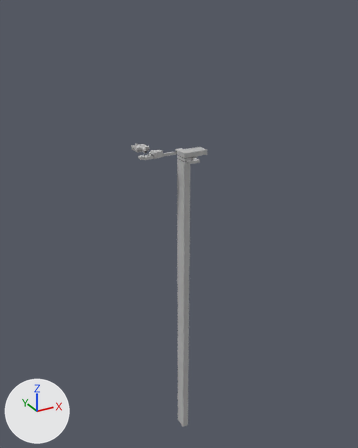
Before and after pictures for a commit that changed the Blender file Working/Scenes/level4.blend.
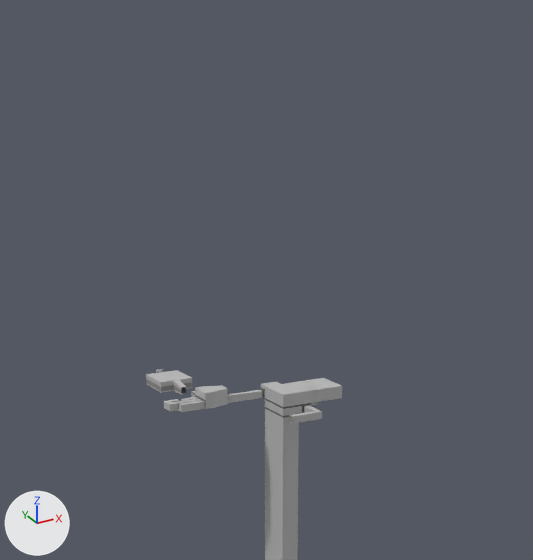
Each version appears first whole from a 50 mm lens placed at (-351.0, -594.0, 202.0), pointed at (-9.0, 26.0, -108.0), and next in a close-up on the part from 21% to 79% of the width and 0% to 49% of the height. Every picture has the same lights, and +X, +Y and +Z are marked at lower left.

In view in the first close-up: '0_Plane', 'Base Level.001', 'Level', 'LevelEntryBend', 'Pit'.
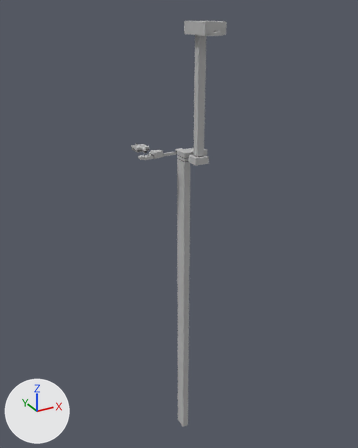
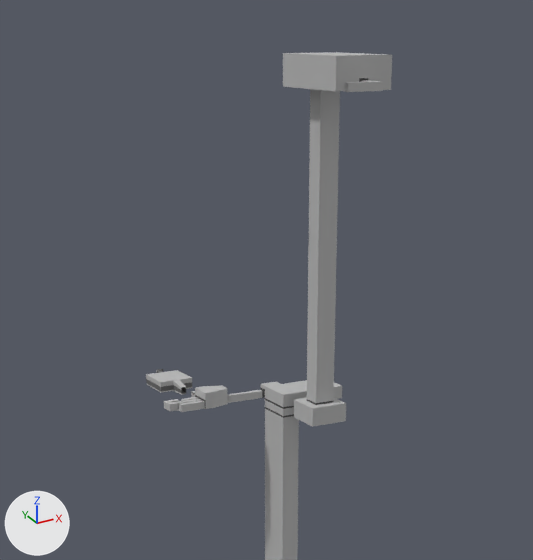
Scene script edits in JSON lines:
```json
{"op": "add", "block": "mat_dark", "code": ["mat_dark = diffuse_material('Dark')", "mat_dark.base_color = (0.1, 0.1, 0.1)  # dark grey #595959"]}
{"op": "add", "block": "mat_mid", "code": ["mat_mid = diffuse_material('Mid')", "mat_mid.base_color = (0.15, 0.15, 0.15)  # dark grey #6c6c6c"]}
{"op": "add", "block": "me_cube", "code": ["me_cube = bpy.data.meshes.new('Cube')", "me_cube.from_pydata(...)  # 272 vertices, 264 faces; spans x -16.0..16.0, y -30.0..20.0, z -160.0..15.0", "# faces by material slot: [223, 9, 32]", "me_cube.materials.append(mat_stone)  # grey #bababa", "me_cube.materials.append(mat_mid)  # dark grey #6c6c6c", "me_cube.materials.append(mat_dark)  # dark grey #595959"]}
{"op": "add", "block": "me_cube_001", "code": ["me_cube_001 = bpy.data.meshes.new('Cube.001')", "me_cube_001.from_pydata(...)  # 244 vertices, 235 faces; spans x -10.5..10.5, y -5.0..19.0, z -70.5..-60.0", "# faces by material slot: [184, 34, 17]", "me_cube_001.materials.append(mat_stone)  # grey #bababa", "me_cube_001.materials.append(mat_mid)  # dark grey #6c6c6c", "me_cube_001.materials.append(mat_dark)  # dark grey #595959"]}
{"op": "set", "path": "ob_levelentrybend.location", "old": "(-18.0, -11.0, 0.0)", "new": "(-18.0, -60.0, 170.0)"}
{"op": "add", "block": "ob_cube_001", "code": ["ob_cube_001 = bpy.data.objects.new('Cube.001', me_cube)", "ob_cube_001.location = (-0.5, -20.0, 170.0)"]}
{"op": "add", "block": "ob_cube_002", "code": ["ob_cube_002 = bpy.data.objects.new('Cube.002', me_cube_001)", "ob_cube_002.location = (-0.5, -20.0, 70.0)"]}
```

Location of each change, [x1, y1, x2, y2] in pixels of the close-ups (533 x 560 px):
```json
{"object": "Cube.001", "change": "added", "after": [283, 52, 392, 405], "faces in mat_stone (grey #bababa)": [283, 52, 392, 403]}
{"object": "Cube.002", "change": "added", "after": [294, 398, 346, 427]}
{"object": "LevelEntryBend", "change": "moved", "before": [289, 406, 322, 424], "after": [344, 80, 383, 92]}
```
